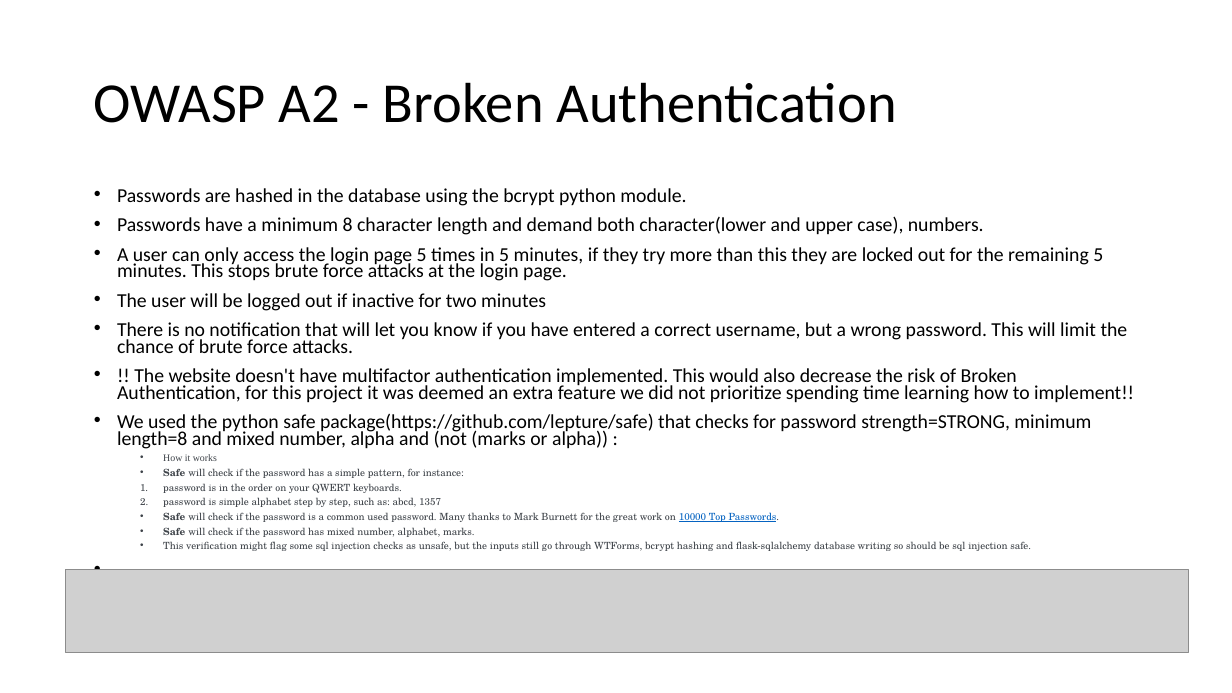
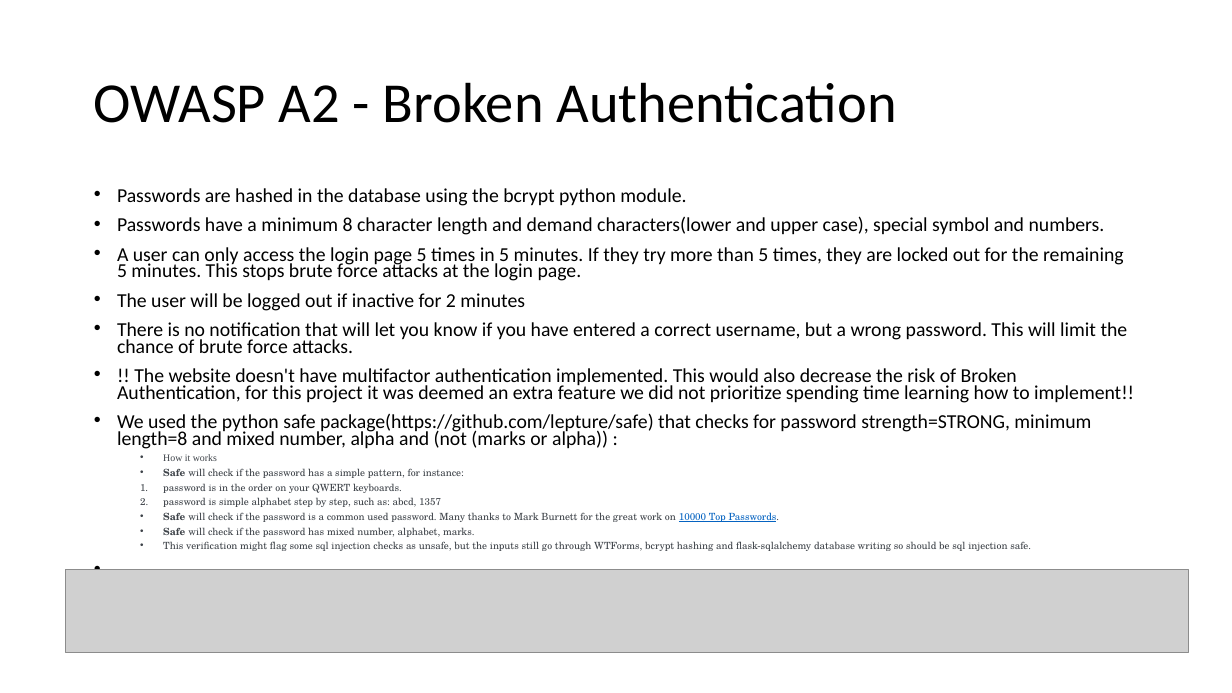
Before and after one commit to jkunnas58/dat250_netbank_fall_2020, a slide deck: slide 12 of Project_report_group_9.pptx. Drawn at 1232x693 pixels with LibreOffice and Linux fonts; fonts in the diff are those of the drawing; grey boxes stand for pictures. Boxes give left, top, right and bottom in pixels: in the first picture for what was removed or moved away, otherwise in the second. Text is boxed around its words. In the diff, an @@ line names an element or a change of style, - is before the commit and + after.

```diff
--- a/Project_report_group_9.pptx
+++ b/Project_report_group_9.pptx
@@ text at (117,216,1124,311): text changed @@
-• Passwords have a minimum 8 character length and demand both character(lower and upper case), numbers.
-• A user can only access the login page 5 times in 5 minutes, if they try more than this they are locked out for the remaining 5 minutes. This stops brute force attacks at the login page.
-• The user will be logged out if inactive for two minutes
+• Passwords have a minimum 8 character length and demand characters(lower and upper case), special symbol and numbers.
+• A user can only access the login page 5 times in 5 minutes. If they try more than 5 times, they are locked out for the remaining 5 minutes. This stops brute force attacks at the login page.
+• The user will be logged out if inactive for 2 minutes
```
Also in this commit, not shown: 1 other slide changed, 1 other file.
